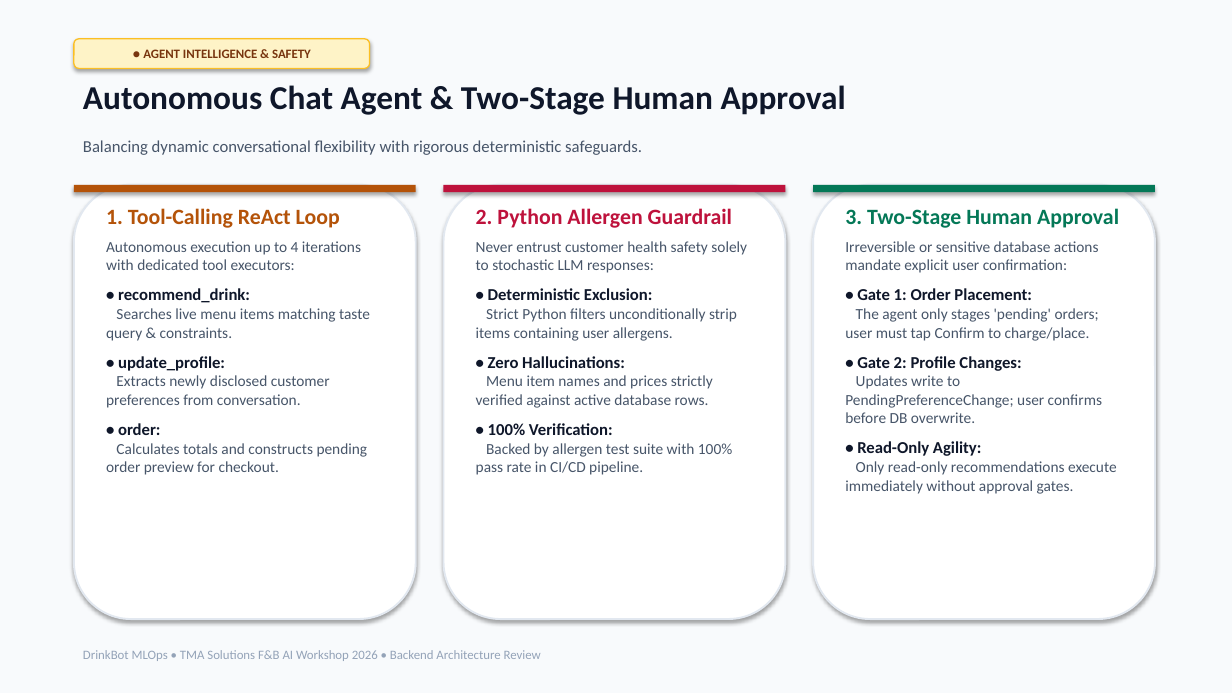
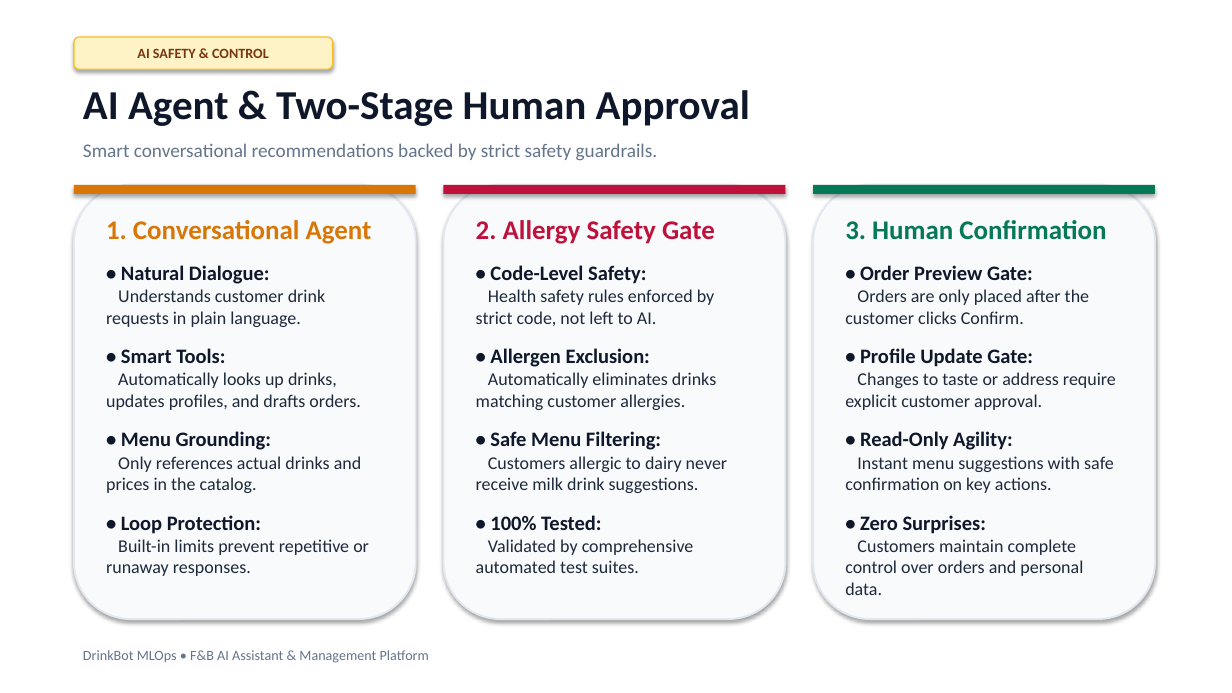
Before and after one commit to meowcosmetic/mlops_coffee, a slide deck: slide 5 of DrinkBot_MLOps_Presentation_EN.pptx. Drawn at 1232x693 pixels with LibreOffice and Linux fonts; fonts in the diff are those of the drawing. Boxes give left, top, right and bottom in pixels: in the first picture for what was removed or moved away, otherwise in the second. Text is boxed around its words. In the diff, an @@ line names an element or a change of style, - is before the commit and + after.

Commit message:
docs(slides): revamp English PPTX with extra-large typography and clean high-level architecture

```diff
--- a/DrinkBot_MLOps_Presentation_EN.pptx
+++ b/DrinkBot_MLOps_Presentation_EN.pptx
@@ rectangle at box(0, 0, 1232, 693): fill #F8FAFC to #FFFFFF @@
@@ rounded rectangle "AI SAFETY & CONTROL": place and size @@
-rounded rectangle "AI SAFETY & CONTROL" at box(74, 39, 370, 68)
+rounded rectangle "AI SAFETY & CONTROL" at box(74, 37, 333, 69)
@@ text in rounded rectangle at box(137, 48, 269, 58): text changed; size 10 to 11 pt @@
-● AGENT INTELLIGENCE & SAFETY
+AI SAFETY & CONTROL
@@ text at box(83, 90, 750, 126): text changed; size 26 to 32 pt @@
-Autonomous Chat Agent & Two-Stage Human Approval
+AI Agent & Two-Stage Human Approval
@@ text at box(83, 143, 658, 161): text changed; size 13 to 15 pt; text colour #475569 to #64748B @@
-Balancing dynamic conversational flexibility with rigorous deterministic safeguards.
+Smart conversational recommendations backed by strict safety guardrails.
@@ rectangle at box(74, 185, 416, 194): fill #B45309 to #D97706 @@
@@ fill #FFFFFF to #F8FAFC in 3 elements at box(74, 185, 416, 619), box(444, 185, 786, 619), box(813, 185, 1155, 619) @@
@@ text "3. Human Confirmation": place and size @@
-text "3. Human Confirmation" at box(845, 208, 1119, 494)
+text "3. Human Confirmation" at box(845, 220, 1116, 595)
@@ text "3. Human Confirmation" at box(845, 220, 1116, 595): size 13 to 16 pt in "• Read-Only Agility:"; more space between paragraphs @@
@@ text at box(106, 220, 372, 576): text changed; size 12 to 14 pt; text colour #475569 to #1E293B @@
-1. Tool-Calling ReAct Loop
-Autonomous execution up to 4 iterations with dedicated tool executors:
-• recommend_drink:
-Searches live menu items matching taste query & constraints.
-• update_profile:
-Extracts newly disclosed customer preferences from conversation.
-• order:
-Calculates totals and constructs pending order preview for checkout.
+1. Conversational Agent
+• Natural Dialogue:
+Understands customer drink requests in plain language.
+• Smart Tools:
+Automatically looks up drinks, updates profiles, and drafts orders.
+• Menu Grounding:
+Only references actual drinks and prices in the catalog.
+• Loop Protection:
+Built-in limits prevent repetitive or runaway responses.
@@ text at box(476, 220, 727, 573): text changed; size 12 to 14 pt; text colour #475569 to #1E293B @@
-2. Python Allergen Guardrail
-Never entrust customer health safety solely to stochastic LLM responses:
-• Deterministic Exclusion:
-Strict Python filters unconditionally strip items containing user allergens.
-• Zero Hallucinations:
-Menu item names and prices strictly verified against active database rows.
-• 100% Verification:
-Backed by allergen test suite with 100% pass rate in CI/CD pipeline.
+2. Allergy Safety Gate
+• Code-Level Safety:
+Health safety rules enforced by strict code, not left to AI.
+• Allergen Exclusion:
+Automatically eliminates drinks matching customer allergies.
+• Safe Menu Filtering:
+Customers allergic to dairy never receive milk drink suggestions.
+• 100% Tested:
+Validated by comprehensive automated test suites.
@@ text at box(845, 220, 1116, 410): text changed; size 12 to 14 pt; text colour #475569 to #1E293B @@
-3. Two-Stage Human Approval
-Irreversible or sensitive database actions mandate explicit user confirmation:
-• Gate 1: Order Placement:
-The agent only stages 'pending' orders; user must tap Confirm to charge/place.
-• Gate 2: Profile Changes:
-Updates write to PendingPreferenceChange; user confirms before DB overwrite.
+3. Human Confirmation
+• Order Preview Gate:
+Orders are only placed after the customer clicks Confirm.
+• Profile Update Gate:
+Changes to taste or address require explicit customer approval.
@@ text at box(845, 456, 1114, 595): text changed; size 12 to 14 pt; text colour #475569 to #1E293B @@
-Only read-only recommendations execute immediately without approval gates.
+Instant menu suggestions with safe confirmation on key actions.
+• Zero Surprises:
+Customers maintain complete control over orders and personal data.
@@ text at box(83, 650, 429, 663): text changed; size 10 to 11 pt; text colour #94A3B8 to #64748B @@
-DrinkBot MLOps • TMA Solutions F&B AI Workshop 2026 • Backend Architecture Review
+DrinkBot MLOps • F&B AI Assistant & Management Platform
```
Also in this commit, not shown: 6 other slides changed, 3 slides added, 3 slides removed, 2 other files.
